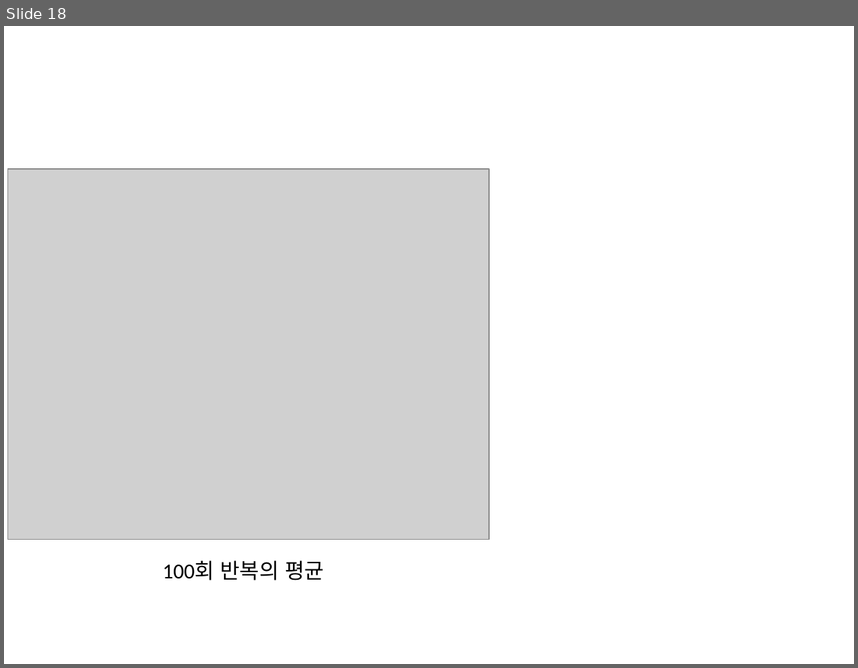
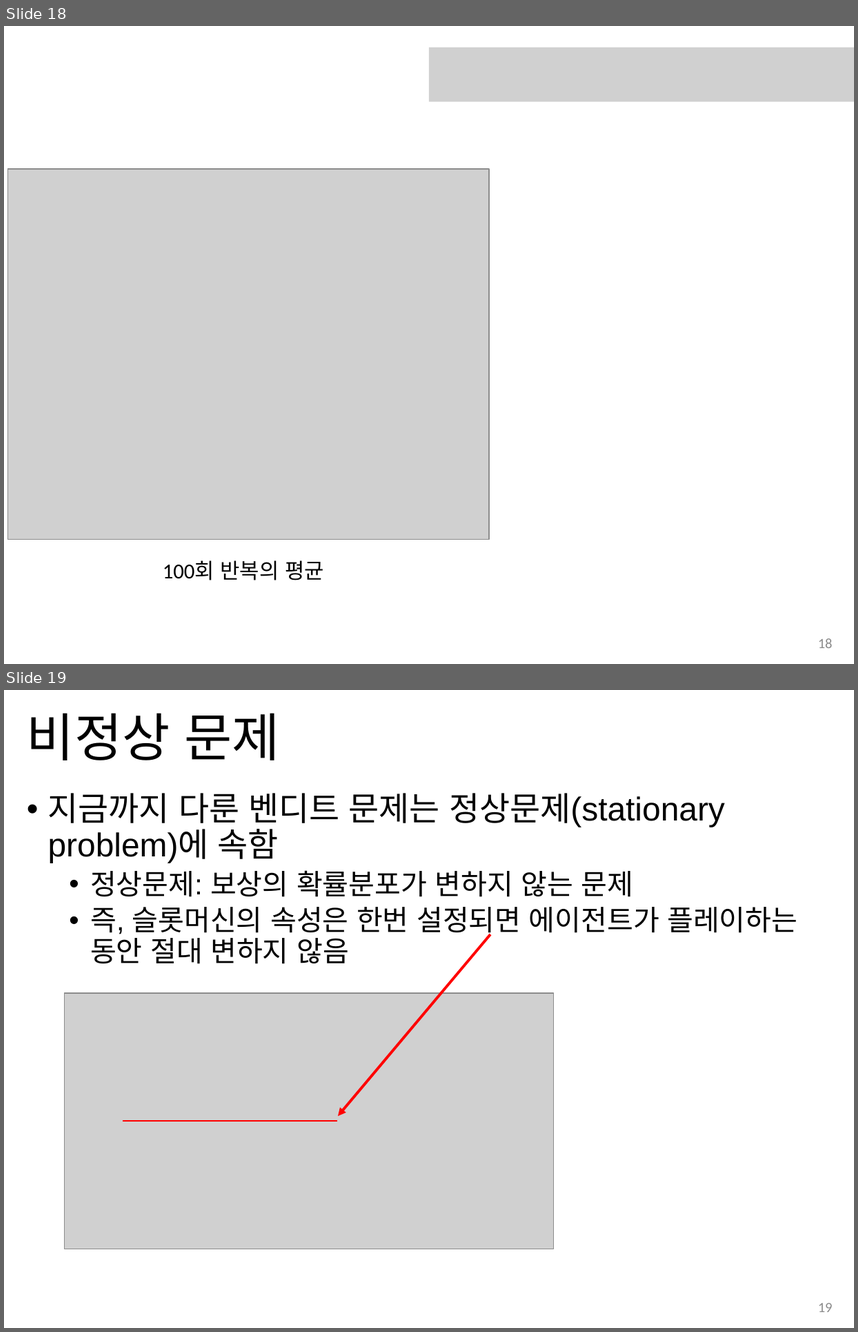
Before and after one commit to jhahncs/Class-Reinforcement-Learning, a slide deck: slides/강화학습_ch1_벤디트문제.pptx. Shown one above the other, each under a label of ours: slide 18 before the commit, slides 18 and 19 after it. The pictures are 858x668 and 858x1332 pixels, drawn with LibreOffice and Linux fonts; fonts in the diff are those of the drawing; grey boxes stand for pictures. Boxes give left, top, right and bottom in pixels: in the first picture for what was removed or moved away, otherwise in the second. Text is boxed around its words. In the diff, an @@ line names an element or a change of style, - is before the commit and + after.

```diff
--- a/slides/강화학습_ch1_벤디트문제.pptx
+++ b/slides/강화학습_ch1_벤디트문제.pptx
@@ slide 19 added at [4, 690, 854, 1328], background #FFFFFF @@
@@ title added at [27, 713, 281, 760], 44 pt, text #000000 @@
+비정상 문제
@@ text added at [48, 793, 797, 964], 24 pt, text #000000 @@
+• 지금까지 다룬 벤디트 문제는 정상문제(stationary problem)에 속함
+  • 정상문제: 보상의 확률분포가 변하지 않는 문제
+  • 즉, 슬롯머신의 속성은 한번 설정되면 에이전트가 플레이하는 동안 절대 변하지 않음
@@ arrow added from (490, 934) to (338, 1116), #FF0000 2.25 pt @@
@@ picture added at [64, 993, 554, 1248] @@
@@ line added from (123, 1121) to (337, 1121), #FF0000 1.5 pt @@
@@ page number added at [818, 1303, 833, 1312], 12 pt, text #8C8C8C @@
+19
@@ slide 18 changed as well @@
@@ picture added at [429, 47, 854, 102] @@
@@ page number added at [818, 638, 833, 648], 12 pt, text #8C8C8C @@
+18
```
Also in this commit, not shown: 16 other slides changed, 7 other slides added, 1 other file.
